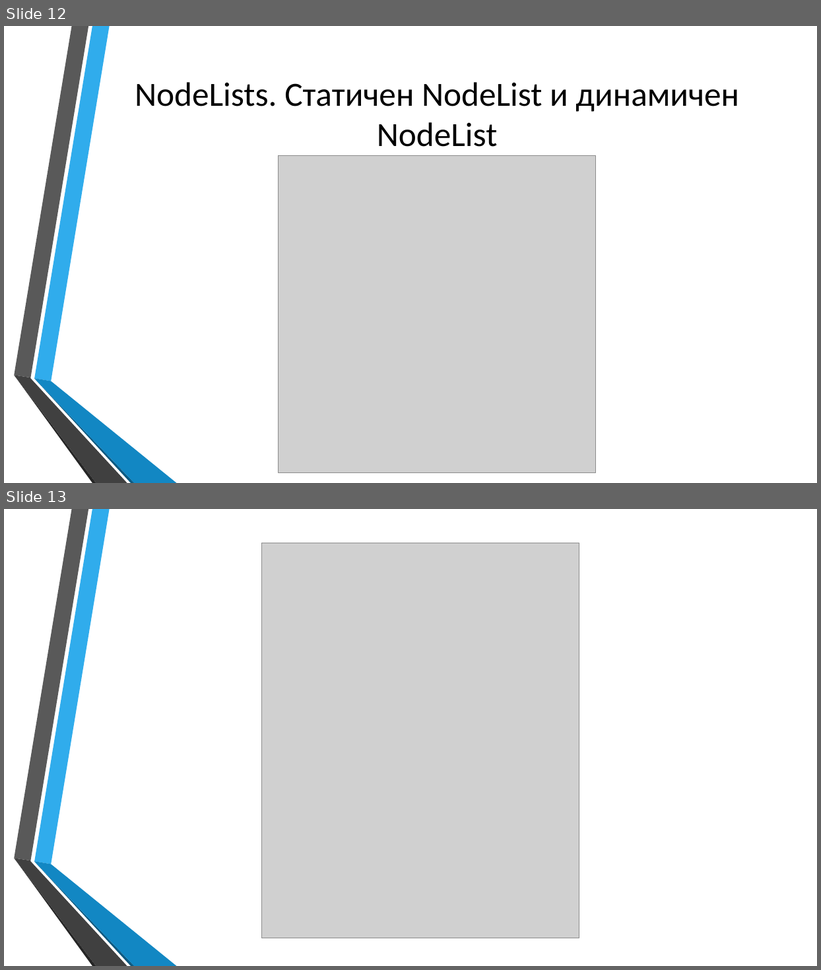
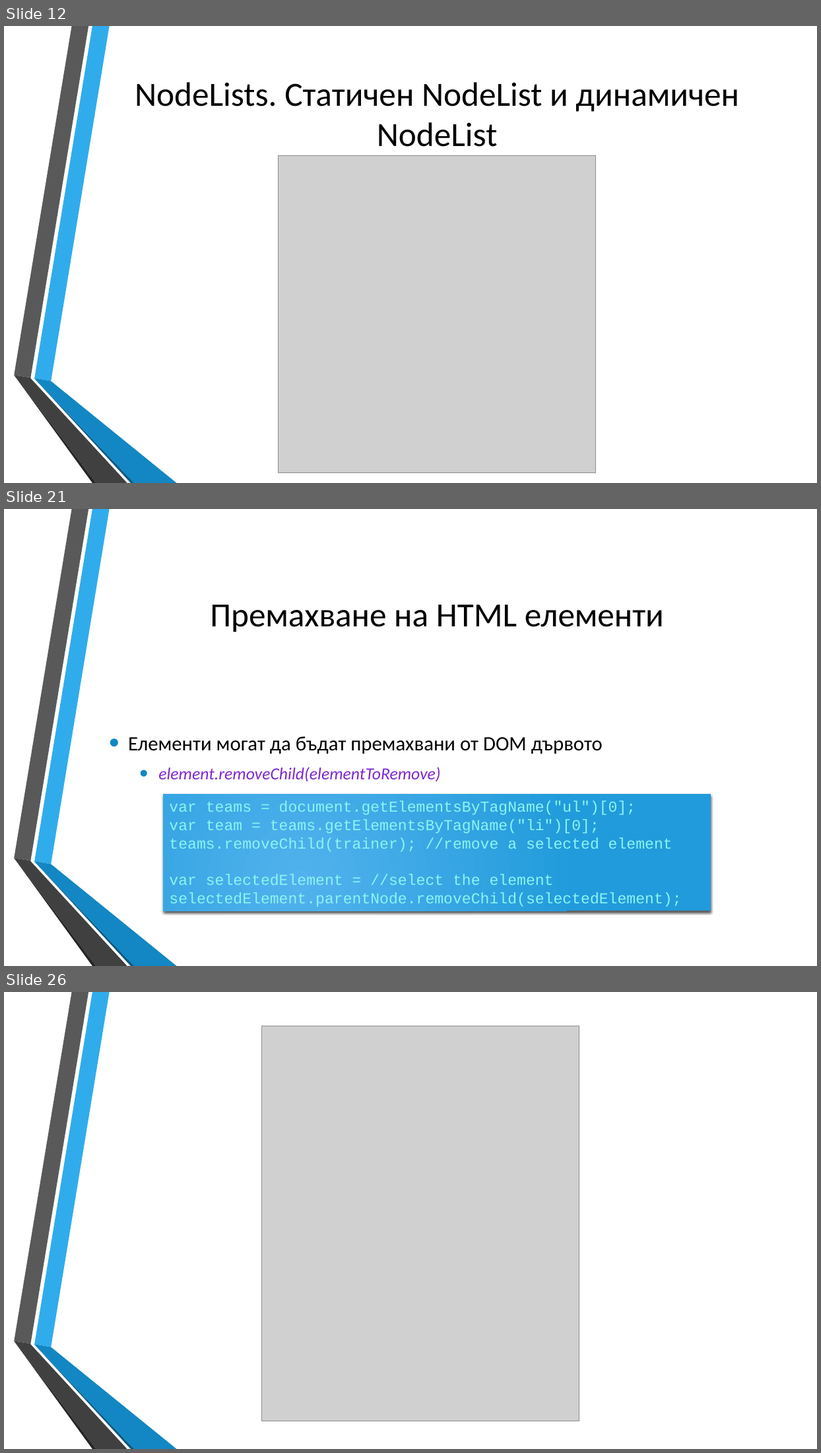
Before and after one commit to dnmitev/IT-Academy, a slide deck: JS Fundamentals/9.DOM&CSS/DOM&CSS.pptx. Shown one above the other, each under a label of ours: slides 12 and 13 before the commit, slides 12, 21 and 26 after it; the slides between them are not shown. The pictures are 821x970 and 821x1453 pixels, drawn with LibreOffice and Linux fonts; fonts in the diff are those of the drawing; grey boxes stand for pictures; background and template pictures are left out. Boxes give left, top, right and bottom in pixels: in the first picture for what was removed or moved away, otherwise in the second. Text is boxed around its words. In the diff, an @@ line names an element or a change of style, - is before the commit and + after.

```diff
--- a/JS Fundamentals/9.DOM&CSS/DOM&CSS.pptx
+++ b/JS Fundamentals/9.DOM&CSS/DOM&CSS.pptx
@@ slide 21 added at (x1=4, y1=509, x2=817, y2=966), background picture (left out); not listed: 6 template elements that a slide beside it also shows @@
@@ title added at (x1=210, y1=605, x2=664, y2=632), 40 pt, text #000000 @@
+Премахване на HTML елементи
@@ text added at (x1=128, y1=737, x2=603, y2=782), 24 pt, text #000000 @@
+• Елементи могат да бъдат премахвани от DOM дървото
+  • element.removeChild(elementToRemove)
@@ rectangle added at (x1=163, y1=795, x2=711, y2=912), fill gradient #51B3ED to #219CDB, 18 pt, text #8CF4F2 @@
+var teams = document.getElementsByTagName("ul")[0];
+var team = teams.getElementsByTagName("li")[0]; teams.removeChild(trainer); //remove a selected element
+var selectedElement = //select the element selectedElement.parentNode.removeChild(selectedElement);
@@ what was slide 13 is now slide 26 @@
```
Also in this commit, not shown: 1 slide changed, 12 other slides added, 9 other files.
